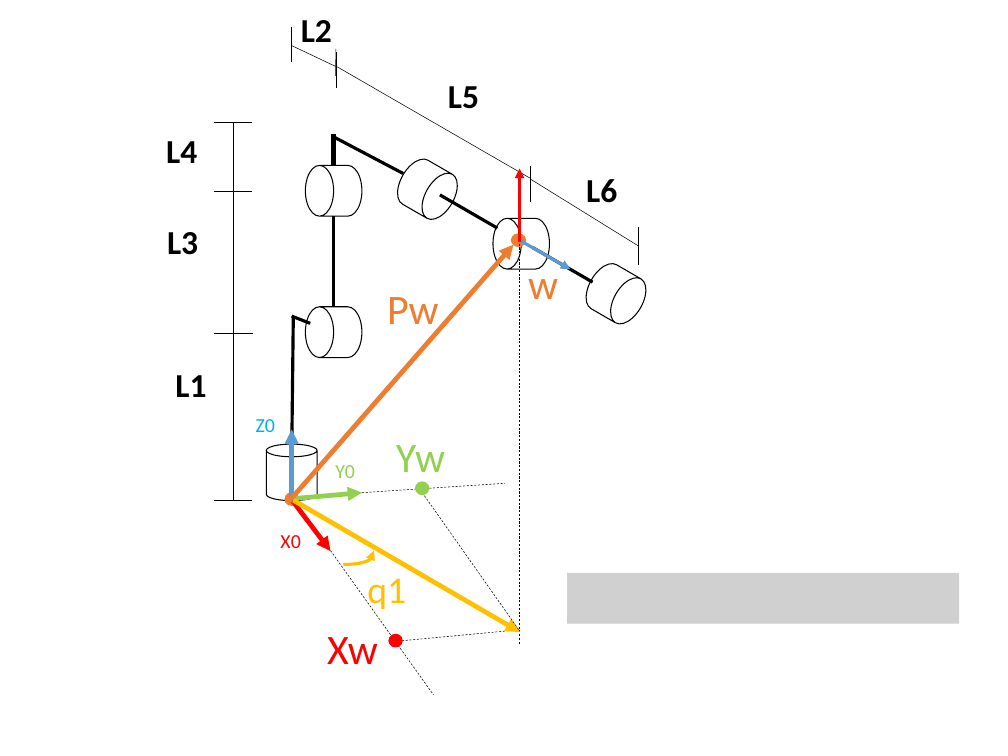
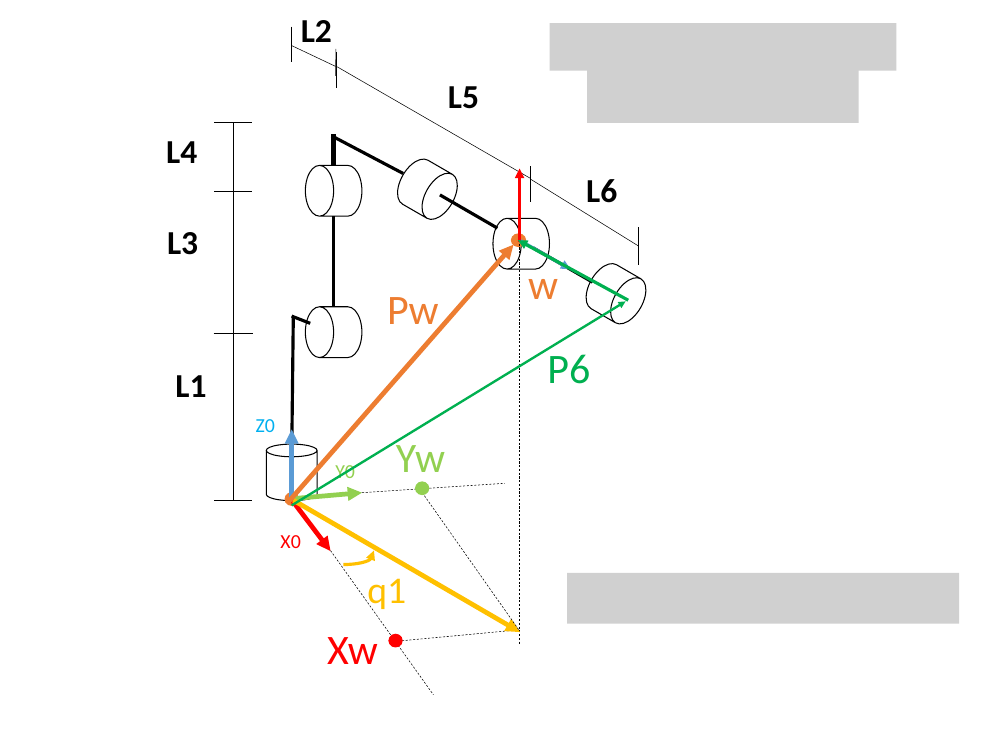
Before and after one commit to jorgeAvellaneda/robotica-laboratorio2, a slide deck: slide 1 of LAB_2021_1.pptx. Drawn at 1008x756 pixels with LibreOffice and Linux fonts; fonts in the diff are those of the drawing; grey boxes stand for pictures. Boxes give left, top, right and bottom in pixels: in the first picture for what was removed or moved away, otherwise in the second. Text is boxed around its words. In the diff, an @@ line names an element or a change of style, - is before the commit and + after.

```diff
--- a/LAB_2021_1.pptx
+++ b/LAB_2021_1.pptx
@@ picture added at box(549, 23, 896, 71) @@
@@ picture added at box(587, 67, 859, 123) @@
@@ arrow added from (628, 300) to (518, 240), #00B050 3 pt @@
@@ arrow added from (291, 506) to (626, 301), #00B050 2.25 pt @@
@@ text added at box(547, 349, 590, 384), 40 pt, text #00B050 @@
+P6
```
Also in this commit, not shown: 1 slide added.
